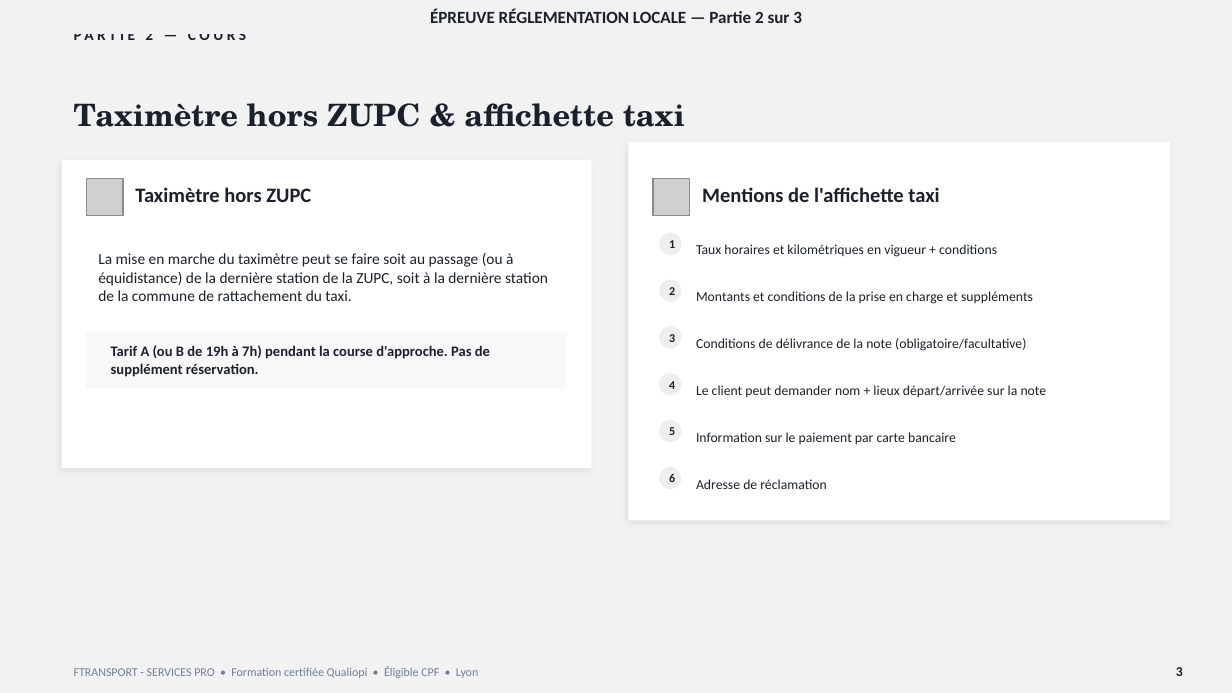
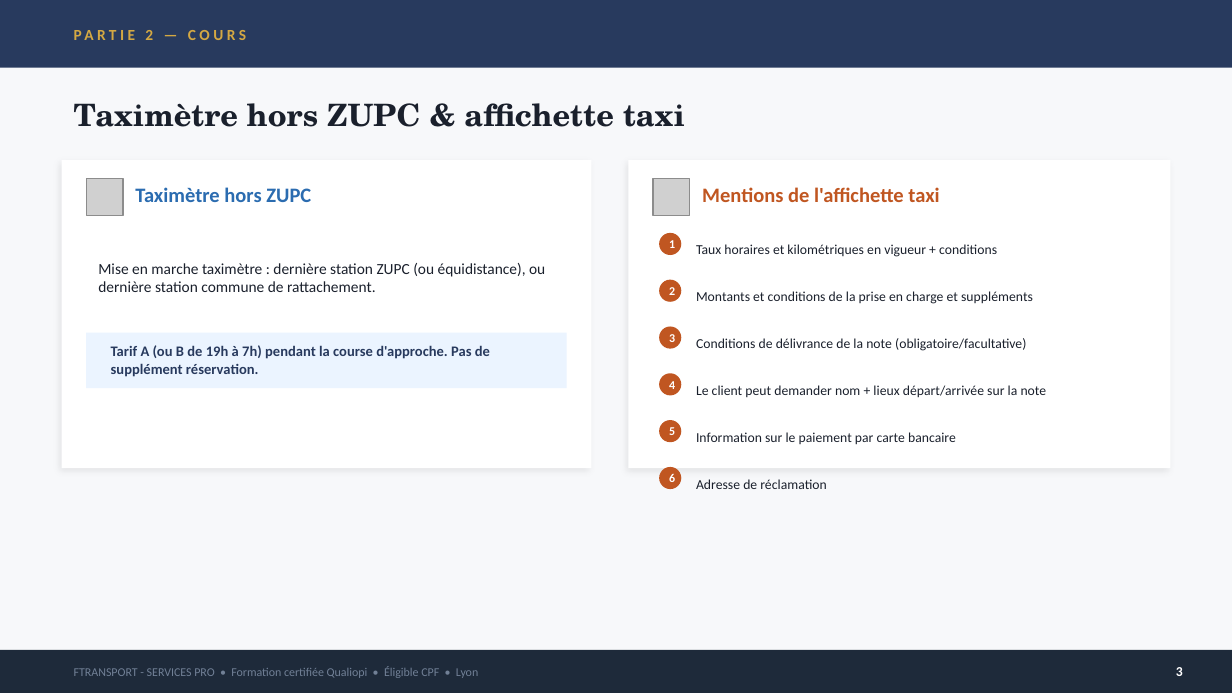
Before and after one commit to nanouf69/insight-learn-manage, a slide deck: slide 3 of public/cours/vtc/F_Locale_2.pptx. Drawn at 1232x693 pixels with LibreOffice and Linux fonts; fonts in the diff are those of the drawing; grey boxes stand for pictures. Boxes give left, top, right and bottom in pixels: in the first picture for what was removed or moved away, otherwise in the second. Text is boxed around its words. In the diff, an @@ line names an element or a change of style, - is before the commit and + after.

```diff
--- a/public/cours/vtc/F_Locale_2.pptx
+++ b/public/cours/vtc/F_Locale_2.pptx
@@ background #F2F2F2 to #F7F8FA @@
@@ rectangle added at <box>0,0,1232,68</box>, fill #283A5E @@
@@ text "PARTIE 2 — COURS" at <box>145,30,153,40</box>: text colour #1A202C to #D4A843 @@
@@ text removed at <box>430,9,802,23</box> @@
-ÉPREUVE RÉGLEMENTATION LOCALE — Partie 2 sur 3
@@ text "Taximètre hors ZUPC" at <box>135,187,311,202</box>: text colour #1A202C to #2B6CB0 @@
@@ rectangle: place and size @@
-rectangle at <box>628,142,1170,521</box>
+rectangle at <box>628,160,1170,468</box>
@@ text "Mentions de l'affichette taxi" at <box>702,187,939,202</box>: text colour #1A202C to #C05621 @@
@@ text at <box>98,263,545,292</box>: text changed @@
-La mise en marche du taximètre peut se faire soit au passage (ou à équidistance) de la dernière station de la ZUPC, soit à la dernière station de la commune de rattachement du taxi.
+Mise en marche taximètre : dernière station ZUPC (ou équidistance), ou dernière station commune de rattachement.
@@ rectangle at <box>86,333,567,388</box>: fill #F8F8F8 to #EBF4FF @@
@@ text "Tarif A (ou B de ..." at <box>111,345,490,377</box>: text colour #1A202C to #283A5E @@
@@ fill #EEEEEE to #C05621 in 6 elements at <box>659,233,681,255</box>, <box>659,280,681,302</box>, <box>659,326,681,349</box>, <box>659,373,681,395</box>, <box>659,420,681,442</box>, <box>659,467,681,489</box> @@
@@ rectangle at <box>0,650,1232,693</box>: fill #F2F2F2 to #1E2A3A @@
@@ text colour #1A202C to #FFFFFF in 7 elements at <box>669,240,675,248</box>, <box>669,287,675,295</box>, <box>669,334,675,342</box>, <box>669,381,675,389</box>, <box>669,427,675,435</box>, <box>669,474,675,482</box>, <box>1176,667,1183,676</box> @@
```
Also in this commit, not shown: 13 other slides changed, 3 other files.
